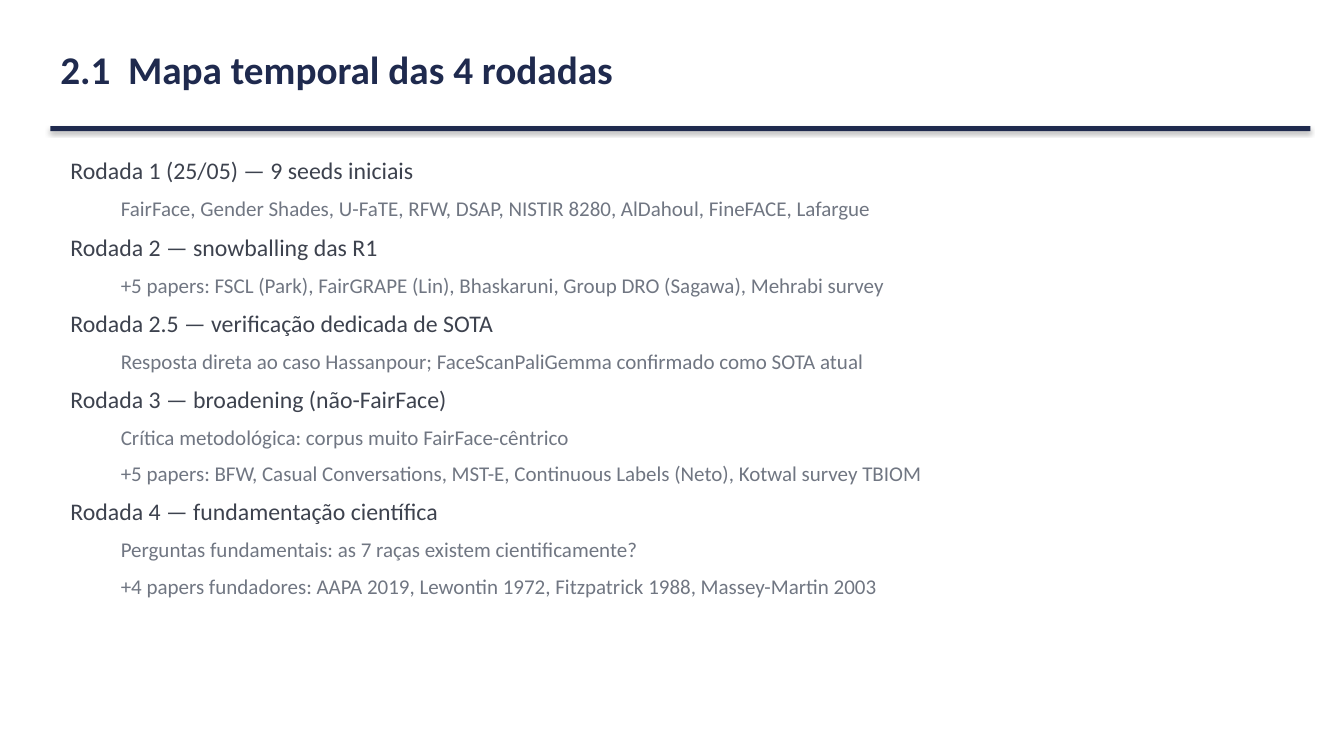
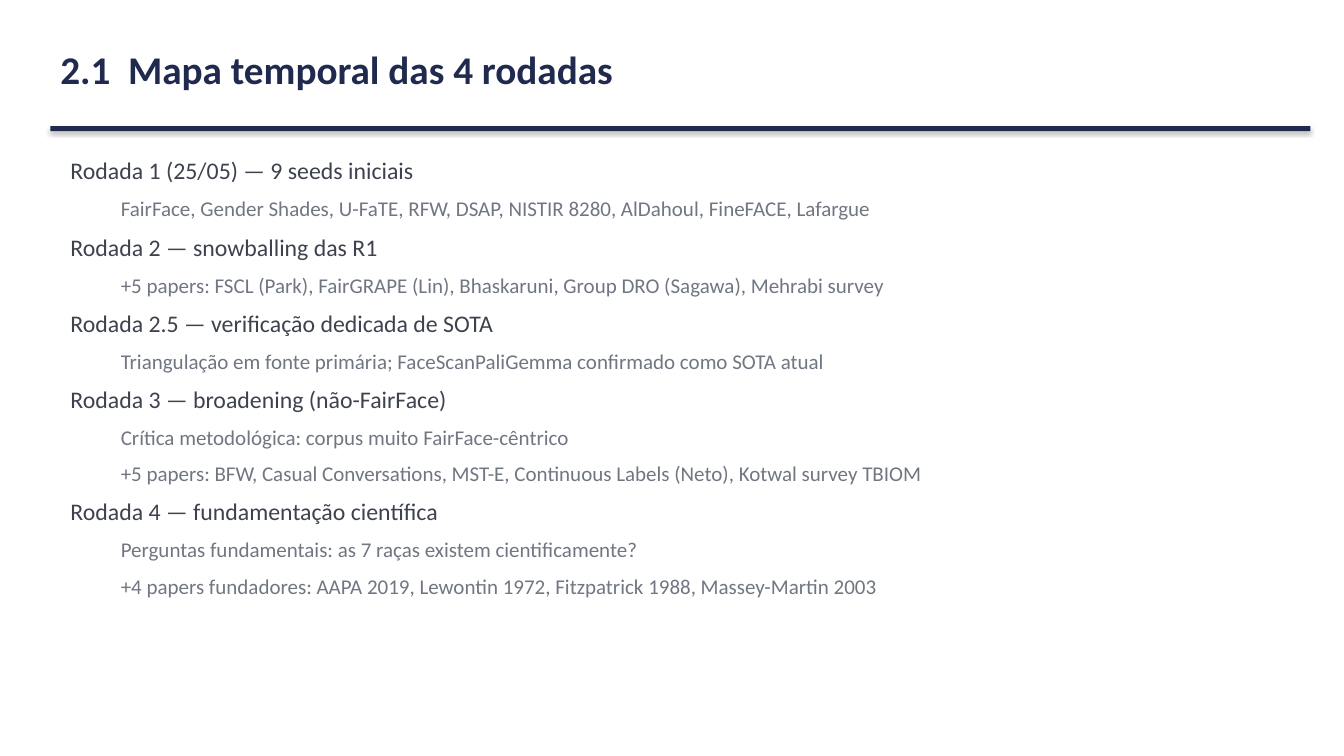
Before and after one commit to marcellozzetti/Facial-Recognition-Models-Mitigating-Bias, a slide deck: slide 10 of docs/ativo/material_reuniao_orientador_2026-06.pptx. Drawn at 1344x756 pixels with LibreOffice and Linux fonts; fonts in the diff are those of the drawing. Boxes give left, top, right and bottom in pixels: in the first picture for what was removed or moved away, otherwise in the second. Text is boxed around its words. In the diff, an @@ line names an element or a change of style, - is before the commit and + after.

```diff
--- a/docs/ativo/material_reuniao_orientador_2026-06.pptx
+++ b/docs/ativo/material_reuniao_orientador_2026-06.pptx
@@ text at (121, 354, 824, 373): text changed @@
-  Resposta direta ao caso Hassanpour; FaceScanPaliGemma confirmado como SOTA atual
+  Triangulação em fonte primária; FaceScanPaliGemma confirmado como SOTA atual
```
Also in this commit, not shown: 3 other slides changed, 2 other files.
